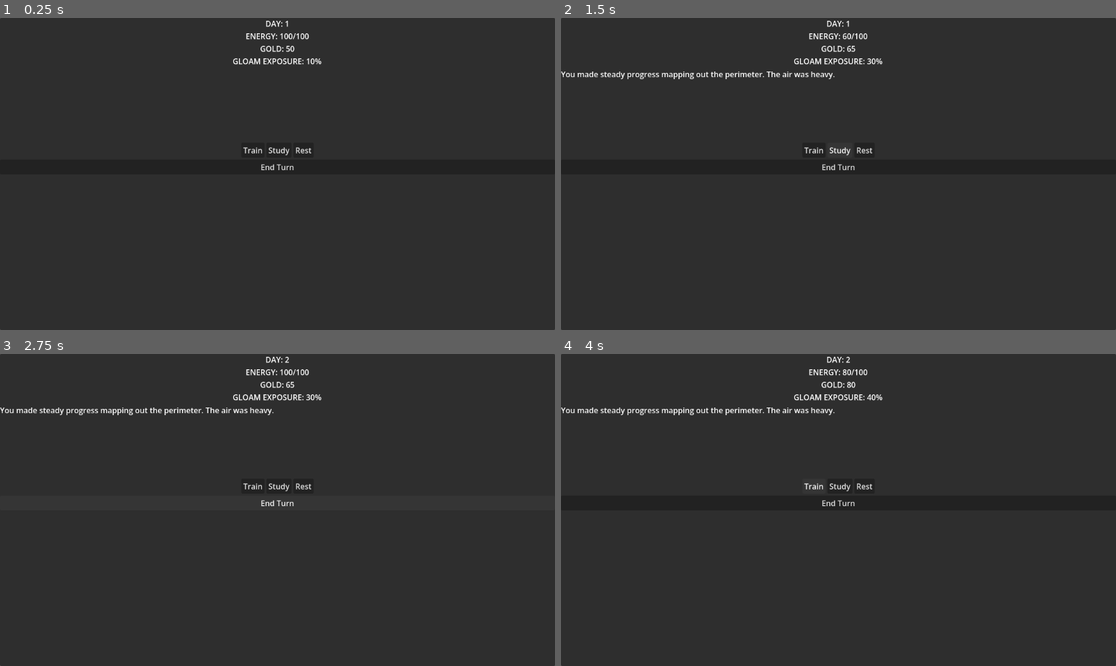
Above: before the commit, frames 1-4 (two rows, left to right).
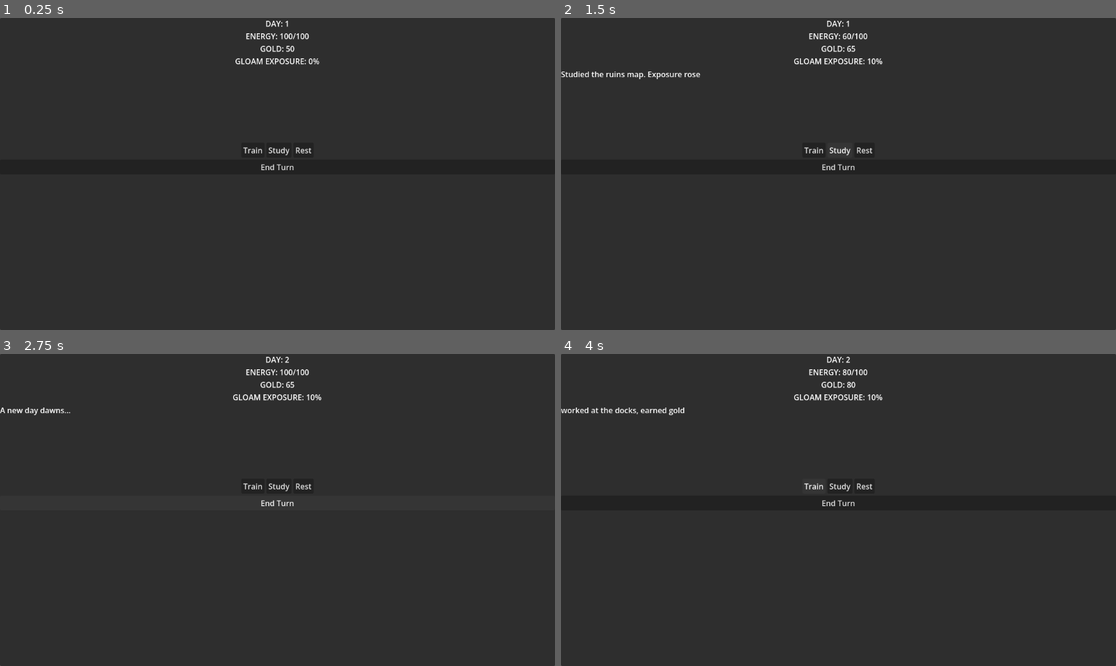
Above: after the commit, the same moments.

Repository: valordye/menu-testing
Game: Godot game, scene res://game_manager.tscn
Two runs of this game, one before a commit and one after it. Both use one fixed random seed, a clock stepped at 60 frames per second and the inputs below. The project has no main scene, so this scene is started directly.
Inputs:
- Up to frame 1 (0.25 s): no input
- Up to frame 2 (1.5 s): click "Train" at 0.5 s; click "Study" at 1.25 s
- Up to frame 3 (2.75 s): click "End Turn" at 2 s
- Up to frame 4 (4 s): click "Rest" at 2.75 s; click "Train" at 3.5 s

The runs differ from the first frame. In frame 1, 0.2% of the frame differs, in the area x 41-58%, y 12-15%; in frame 2, 0.5%; in frame 3, 0.5%; in frame 4, 0.5%, in the area x 0-56%, y 12-20%.

Commit message:
Data script

Diff:
--- /dev/null
+++ b/scripts/PlayerData.gd
@@ -0,0 +1,25 @@
+extends RefCounted
+class_name PlayerData
+
+#the data (no one touching this but the script)
+var current_turn: int = 1
+var energy: int = 100
+var gold: int = 50
+var exposure: int = 0
+
+#the logic
+func spend_energy(amount: int) -> bool:
+	if energy >= amount:
+		energy -= amount
+		return true #we allow this action
+	return false #not enough energy
+
+func gain_gold(amount: int) -> void:
+	gold += amount
+
+func increase_exposure(amount: int) -> void:
+	exposure = clampi(exposure + amount, 0, 100) # prevents going over 100%
+
+func advance_day() -> void:
+	current_turn += 1
+	energy = 100 #resetting the energy for the new turn
--- a/scripts/game_manager.gd
+++ b/scripts/game_manager.gd
@@ -1,11 +1,7 @@
 extends Node
 
-
-# 1. defining the player variables
-var current_turn: int = 1
-var energy: int = 100
-var gold: int = 50
-var exposure: int = 10
+#create an instance of the playerdata class
+var stats: PlayerData = PlayerData.new()
 
 #reference it to the UI labels so i can update the text on screen
 #when in doubt of a path: drag the node from tree into script by holding CTRL
@@ -24,47 +20,50 @@
 
 	update_ui_text()
 
-
+#the view: this function takes data from 'stats' and plasters in on screen
 func update_ui_text():
 	# %d means "insert an integer here" the array at the end fills them in order
-	stat_display.text = "DAY: %d\nENERGY: %d/100\nGOLD: %d\nGLOAM EXPOSURE: %d%%" % [current_turn, energy, gold, exposure]
+	stat_display.text = "DAY: %d\nENERGY: %d/100\nGOLD: %d\nGLOAM EXPOSURE: %d%%" % [
+		stats.current_turn,
+		stats.energy,
+		stats.gold,
+		stats.exposure
+	]
 
 	#if energy is less than 20, the button automatically disables itself.
-	train_button.disabled = (energy < 20)
-	study_button.disabled = (energy < 20)
+	train_button.disabled = (stats.energy < 20)
+	study_button.disabled = (stats.energy < 20)
 
 #handling button clicks:
+#buttons will not do math when we made PlayerData. it asks if an action is allowed
 func _on_train_button_pressed():
-	if energy >=20:
-		energy -= 20
-
+	if stats.spend_energy(20):
+		stats.gain_gold(15) #tell brain what happened
+		log_display.text = "worked at the docks, earned gold"
 		#randomization, roll a 100-sided die
-		var roll: int = randi_range(1,100)
-
-		if roll > 80:
-			gold += 50
-			exposure += 5
-			log_display.text = "CRITICAL FIND! discover hidden cache of coins (+50 Gold)"
-		elif roll < 20:
-			exposure += 25
-			log_display.text = "DANGER: a gust of wind blew a pocket of stagnant Gloam right into your face (+25% Exposure)"
-		else:
-			exposure += 10
-			gold += 15
-			log_display.text = "You made steady progress mapping out the perimeter. The air was heavy. "
+		#var roll: int = randi_range(1,100)
+		#if roll > 80:
+			#gold += 50
+			#exposure += 5
+			#log_display.text = "CRITICAL FIND! discover hidden cache of coins (+50 Gold)"
+		#elif roll < 20:
+			#exposure += 25
+			#log_display.text = "DANGER: a gust of wind blew a pocket of stagnant Gloam right into your face (+25% Exposure)"
+		#else:
+			#exposure += 10
+			#gold += 15
+			#log_display.text = "You made steady progress mapping out the perimeter. The air was heavy. "
 		update_ui_text()
 
 func _on_study_button_pressed():
-	if energy >=20:
-		energy -= 20
-		exposure += 10
-		print("studied ruins, exposure rose")
+	if stats.spend_energy(20):
+		stats.increase_exposure(10)
+		log_display.text = "Studied the ruins map. Exposure rose"
 		update_ui_text()
 
 
 #advance the state
 func _on_end_turn_button_pressed():
-	current_turn += 1
-	energy = 100 # reset the energy for the new turn
-	print("A new day")
+	stats.advance_day()
+	log_display.text = "A new day dawns..."
 	update_ui_text()
Not shown, added: scripts/PlayerData.gd.uid
